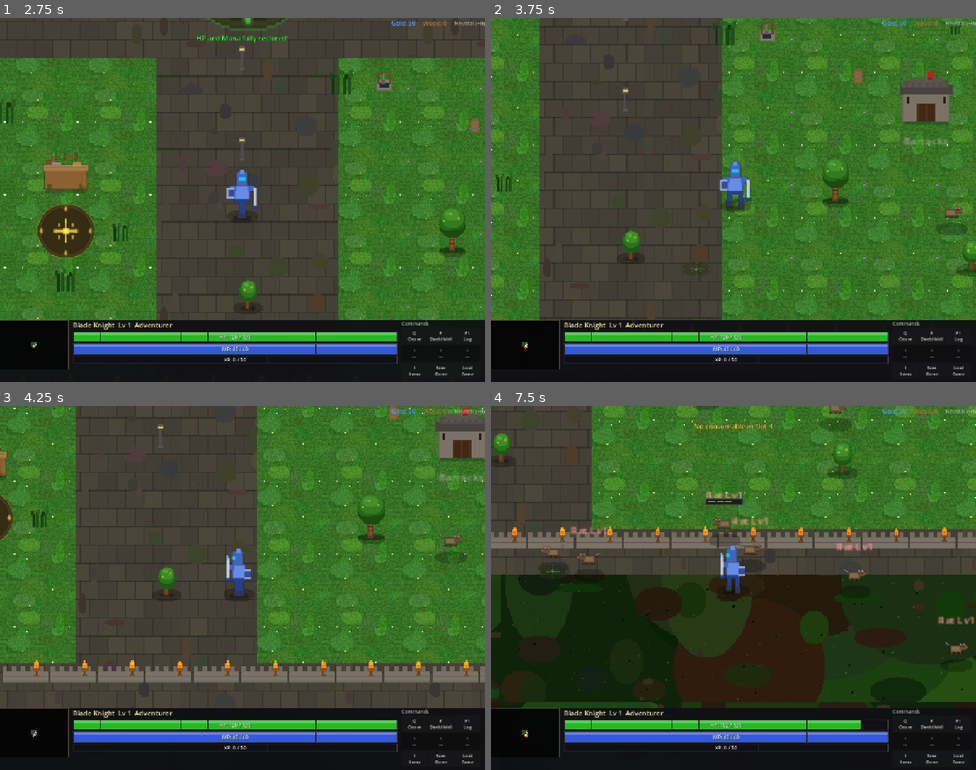
Above: before the commit, frames 1-4 (two rows, left to right).
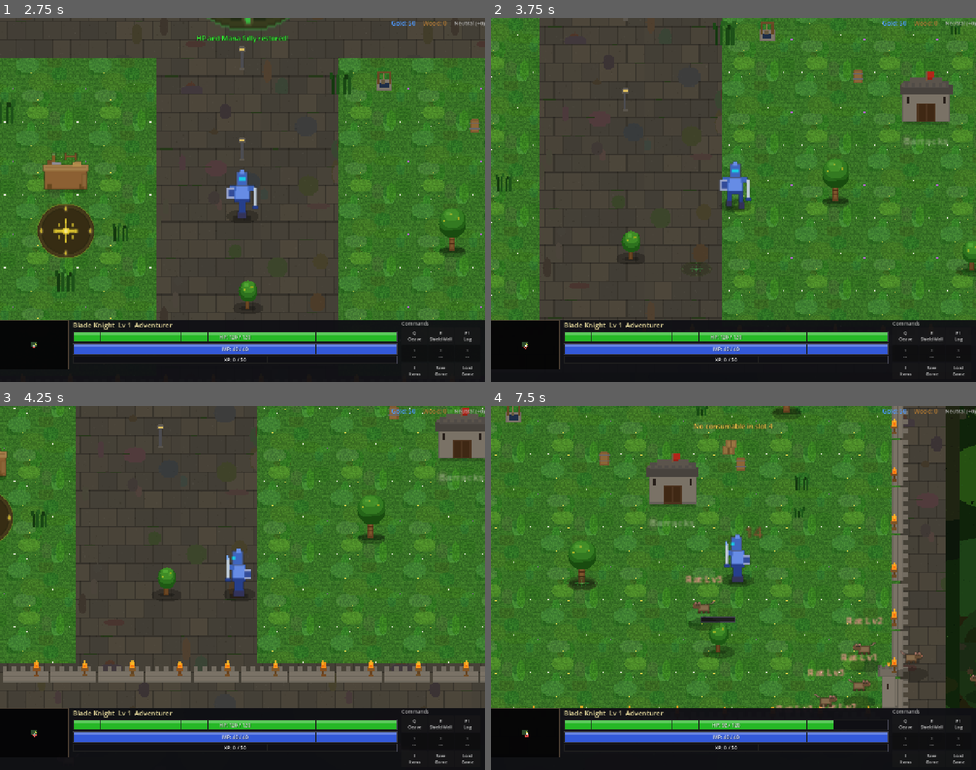
Above: after the commit, the same moments.

Repository: slxny/legends-open-rpg
Game: Godot game, scene res://scenes/main.tscn
Two runs of this game, one before a commit and one after it. Both use one fixed random seed, a clock stepped at 60 frames per second and the inputs below.
Inputs (mouse positions are in pixels of both pictures, inside the frame that each line leads up to):
- Up to frame 1 (2.75 s): click "SELECT" at 0.5 s; tap Enter at 1.25 s; drag from (33, 352) to (242, 178) at 1.27 s; drag from (451, 378) to (242, 94) at 2.02 s
- Up to frame 2 (3.75 s): move the mouse to (738, 309) at 2.77 s; hold D (move_right) 2.78-3.5 s; tap F (interact) at 2.85 s; click (738, 309) at 2.92 s; drag from (709, 272) to (752, 200) at 3.52 s
- Up to frame 3 (4.25 s): no input
- Up to frame 4 (7.5 s): drag from (942, 555) to (757, 588) at 4.27 s; drag from (932, 613) to (660, 497) at 5.02 s; move the mouse to (942, 515) at 5.77 s; hold S (move_down) 5.78-6.5 s; tap 4 at 5.85 s; click (942, 515) at 5.92 s; drag from (898, 424) to (733, 609) at 6.52 s; drag from (563, 580) to (743, 591) at 7.27 s

Frame 1 is identical in both runs. In frame 2, 0.3% of the frame differs, in the area x 7-99%, y 51-91%; in frame 3, 0.3%; in frame 4, 66%, in the area x 0-100%, y 0-91%.

Commit message:
Scale enemy levels to match player level as hero levels up
Enemies now scale to at least match the player's level (+0 to 2 bonus
levels) when spawning. To keep combat fair, levels boosted above the
enemy type's natural range only contribute 60% of their stat growth,
so enemies are progressively harder but still beatable. XP and gold
rewards scale with the higher level to stay rewarding.

https://claude.ai/code/session_014nUfWUPPJrNxvFMRBPsCDH

Diff:
--- a/scenes/enemies/creep_camp.gd
+++ b/scenes/enemies/creep_camp.gd
@@ -297,6 +297,14 @@
 		return global_position.distance_squared_to(_cached_player.global_position) < ACTIVATION_DISTANCE_SQ
 	return false
 
+func _get_player_level() -> int:
+	if not _cached_player or not is_instance_valid(_cached_player):
+		var players = get_tree().get_nodes_in_group("player")
+		_cached_player = players[0] if players.size() > 0 else null
+	if _cached_player and is_instance_valid(_cached_player) and _cached_player.stats:
+		return _cached_player.stats.level
+	return 1
+
 func _spawn_enemies_staggered(is_respawn: bool) -> void:
 	var type_data = CAMP_TYPES.get(camp_type, CAMP_TYPES["goblin"])
 	_alive_count = enemy_count
@@ -306,9 +314,22 @@
 		_times_respawned += 1
 
 	var spread = 30.0 + enemy_count * 4.0
+	var player_level = _get_player_level()
+	var type_max = type_data["level_range"][1]
 	_spawn_queue.clear()
 	for i in range(enemy_count):
-		var level = randi_range(type_data["level_range"][0], type_data["level_range"][1])
+		var base_level = randi_range(type_data["level_range"][0], type_data["level_range"][1])
+
+		# Scale enemy level to at least match the player's level (+0 to 2 bonus)
+		var scaled_level = max(base_level, player_level + randi_range(0, 2))
+
+		# Compute effective stats level: dampen growth for levels above natural range
+		# Boosted levels contribute at 60% rate so enemies are tougher but still beatable
+		var stats_level = scaled_level
+		if scaled_level > type_max:
+			var boost = scaled_level - type_max
+			stats_level = type_max + int(ceil(boost * 0.6))
+
 		var weakness_factor = 1.0
 		if is_respawn:
 			weakness_factor = max(0.6, 1.0 - _times_respawned * 0.1)
@@ -316,7 +337,8 @@
 		_spawn_queue.append({
 			"offset": Vector2(randf_range(-spread, spread), randf_range(-spread, spread)),
 			"type_data": type_data,
-			"level": level,
+			"level": scaled_level,
+			"stats_level": stats_level,
 			"weakness_factor": weakness_factor,
 			"is_respawn": is_respawn,
 		})
@@ -327,6 +349,7 @@
 	enemy.position = pending["offset"]
 	var type_data = pending["type_data"]
 	var level = pending["level"]
+	var stats_level = pending["stats_level"]
 	var weakness_factor = pending["weakness_factor"]
 	var is_respawn = pending["is_respawn"]
 	var is_mini_boss = type_data.get("is_mini_boss", false)
@@ -334,6 +357,7 @@
 	var config = {
 		"name": type_data["name"],
 		"level": level,
+		"stats_level": stats_level,
 		"sprite_type": type_data["sprite_type"],
 		"move_speed": type_data["move_speed"],
 		"attack_range": type_data["attack_range"],
@@ -345,7 +369,13 @@
 		"is_mini_boss": is_mini_boss,
 	}
 	if type_data.has("attack_damage"):
-		config["attack_damage"] = type_data["attack_damage"]
+		var base_atk = type_data["attack_damage"]
+		var type_max = type_data["level_range"][1]
+		if stats_level > type_max:
+			# Scale explicit attack damage for boosted levels
+			config["attack_damage"] = base_atk + (stats_level - type_max) * 3
+		else:
+			config["attack_damage"] = base_atk
 
 	add_child(enemy)
 	enemy.initialize(config)
--- a/scenes/enemies/enemy.gd
+++ b/scenes/enemies/enemy.gd
@@ -195,13 +195,16 @@
 	sprite_type = config.get("sprite_type", "goblin")
 	is_mini_boss = config.get("is_mini_boss", false)
 
-	stats.max_hp = 30 + enemy_level * 15
+	# Use stats_level for attribute scaling (dampened when boosted above natural range)
+	# while enemy_level is the display level shown to the player
+	var sl = config.get("stats_level", enemy_level)
+	stats.max_hp = 30 + sl * 15
 	stats.current_hp = stats.max_hp
-	stats.strength = 5 + enemy_level * 2
-	stats.agility = 3 + enemy_level
-	stats.intelligence = 2 + enemy_level
-	stats.armor = enemy_level
-	stats.attack_damage = config.get("attack_damage", 5 + enemy_level * 3)
+	stats.strength = 5 + sl * 2
+	stats.agility = 3 + sl
+	stats.intelligence = 2 + sl
+	stats.armor = sl
+	stats.attack_damage = config.get("attack_damage", 5 + sl * 3)
 	stats.attack_range = config.get("attack_range", 35.0)
 	stats.move_speed = config.get("move_speed", 80.0)
 	stats.primary_stat = "strength"
